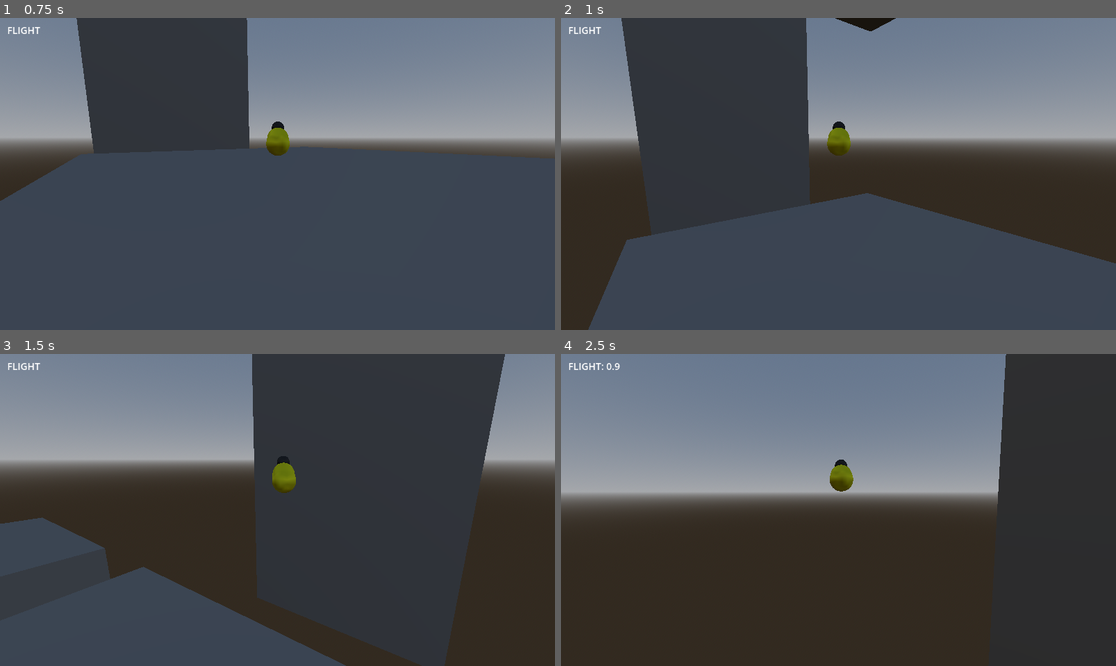
Above: before the commit, frames 1-4 (two rows, left to right).
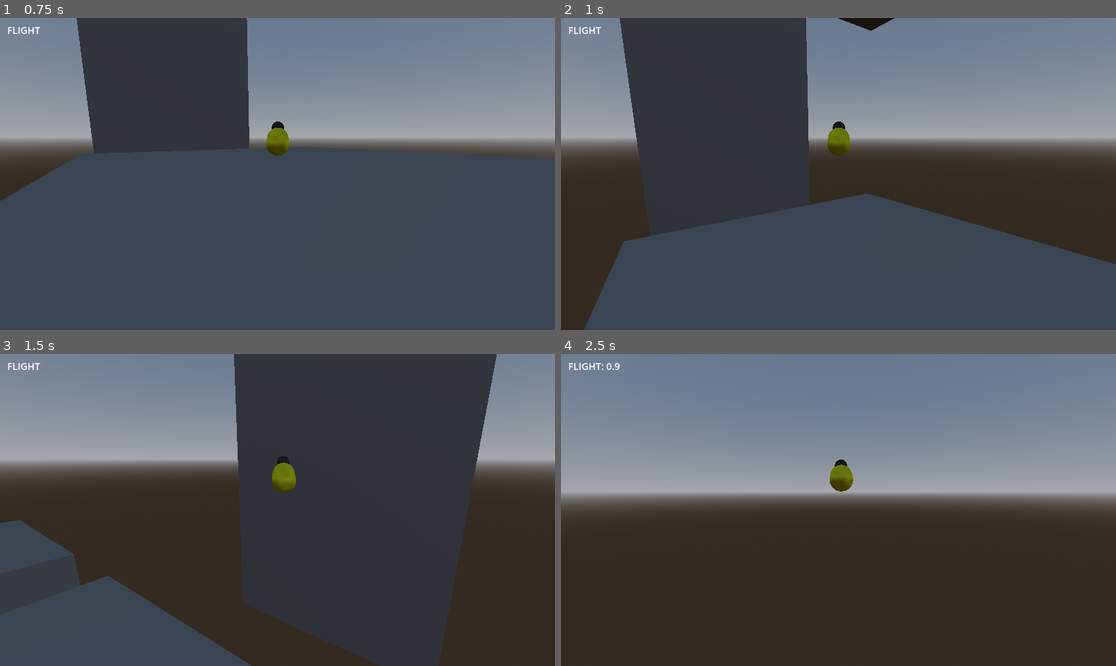
Above: after the commit, the same moments.

Repository: GunterJr/game-jam-feb
Game: Godot game, scene res://scenes/areas/movement-testing.tscn
The game is run twice, just before and just after one commit, with the same random seed, the same clock (stepped at 60 frames per second) and the same inputs.
Inputs (mouse positions are in pixels of both pictures, inside the frame that each line leads up to):
- Up to frame 1 (0.75 s): tap Enter (ui_accept) at 0.5 s; move the mouse to (305, 174) at 0.52 s; hold W (forward) from 0.53 s (still down); tap Shift (dash) at 0.6 s; click (305, 174) at 0.67 s
- Up to frame 2 (1 s): keep holding W (forward); tap Space (jump) at 0.77 s
- Up to frame 3 (1.5 s): keep holding W (forward); move the mouse to (249, 510) at 1.27 s; tap Shift (dash) at 1.35 s
- Up to frame 4 (2.5 s): keep holding W (forward); tap Space (jump) at 1.52 s; move the mouse to (849, 503) at 2.02 s; tap Shift (dash) at 2.1 s

Frame 1 is identical in both runs. In frame 2, 0.5% of the frame differs, in the area x 4-100%, y 0-100%; in frame 3, 7.8%; in frame 4, 10%, in the area x 78-100%, y 0-52%.

Commit message:
Update benson.gd

Diff:
--- a/scripts/benson.gd
+++ b/scripts/benson.gd
@@ -3,12 +3,12 @@
 @export var speed : float = 5.0
 @export var flight_speed : float = 10.0
 @export var friction : float = 0.9
-@export var air_friction : float = 0.95
+@export var air_friction : float = 0.97
 @export var jump_velocity: float = 4.5
 
 @export var flight_velocity: float = 10
 @export var flight_time: float = 3.0
-@export var max_flight_speed: float = 20
+@export var max_flight_speed: float = 40
 
 @export var dash_velocity: float = 10
 var flying : bool = false
